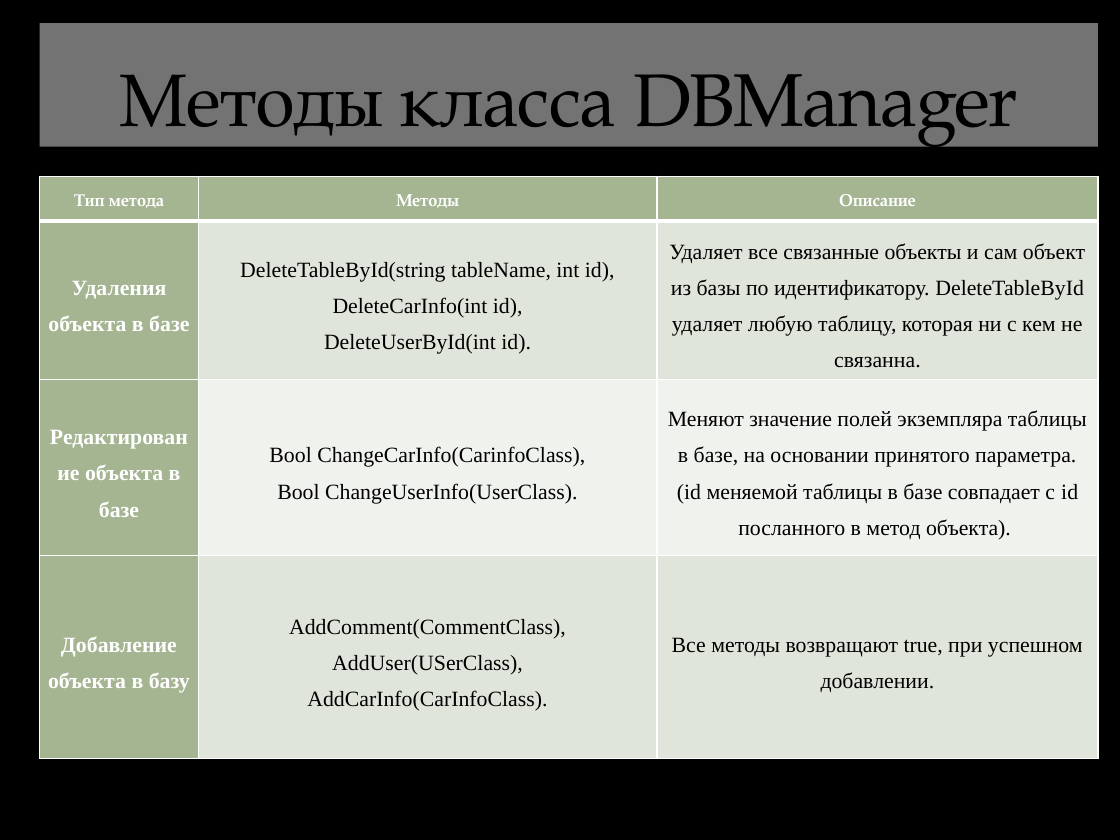
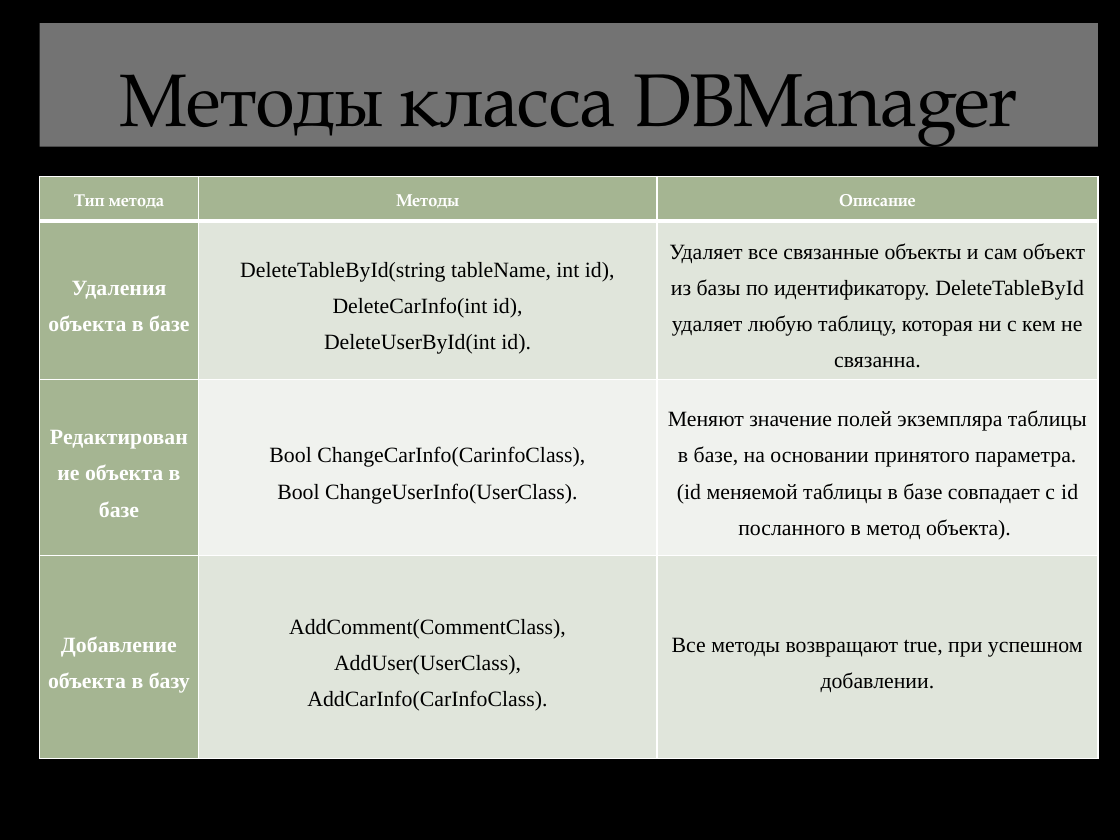
Before and after one commit to Cashik/WorldCars, a slide deck: slide 11 of Отчет/8.Миленьких.pptx. Drawn at 1120x840 pixels with LibreOffice and Linux fonts; fonts in the diff are those of the drawing; background and template pictures are left out. Boxes give left, top, right and bottom in pixels: in the first picture for what was removed or moved away, otherwise in the second. Text is boxed around its words. In the diff, an @@ line names an element or a change of style, - is before the commit and + after.

```diff
--- a/Отчет/8.Миленьких.pptx
+++ b/Отчет/8.Миленьких.pptx
@@ table at bbox=[39, 177, 1098, 759] @@
-row 4, column 2: AddComment(CommentClass), / AddUser(USerClass), / AddCarInfo(CarInfoClass).
+row 4, column 2: AddComment(CommentClass), / AddUser(UserClass), / AddCarInfo(CarInfoClass).
```
Also in this commit, not shown: 3 other slides changed.
